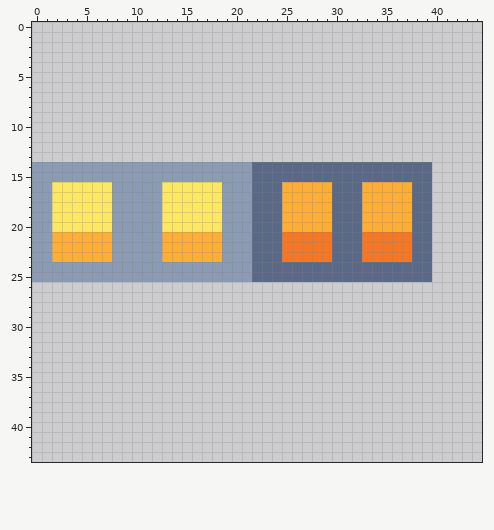
File history of a pixel-art file, assets/sprites/buildings.ase. That is the earlier state.
512x512 pixels, 1 frame. Shown: x 0..44, y 0..43. The old version is drawn lined up with the new one.
After the commit:
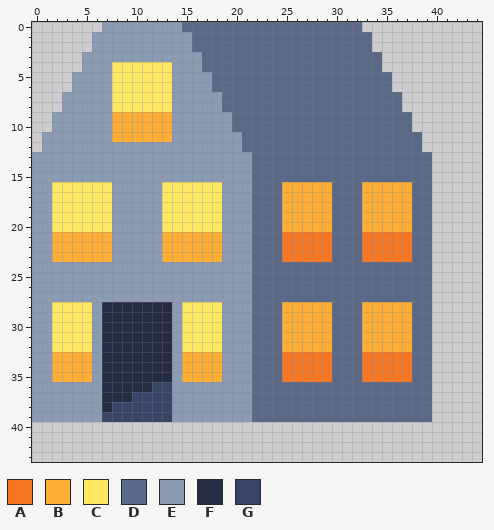
Palette (. is transparent): A #f77622  B #feae34  C #fee761  D #5a6988  E #8b9bb4  F #262b44  G #3a4466
The author wrote: Buildings look nicer.
From old to new:
whole drawing moved by +0,+14 (the old picture is shown already moved)
y 0: x 7..32 .......................... -> EEEEEEEEDDDDDDDDDDDDDDDDDD
y 1..2: x 6..33 ............................ -> EEEEEEEEEEDDDDDDDDDDDDDDDDDD
y 3: x 5..34 .............................. -> EEEEEEEEEEEEDDDDDDDDDDDDDDDDDD
y 4: x 5..34 .............................. -> EEECCCCCCEEEDDDDDDDDDDDDDDDDDD
y 5..6: x 4..35 ................................ -> EEEECCCCCCEEEEDDDDDDDDDDDDDDDDDD
y 7..8: x 3..36 .................................. -> EEEEECCCCCCEEEEEDDDDDDDDDDDDDDDDDD
y 9..10: x 2..37 .................................... -> EEEEEEBBBBBBEEEEEEDDDDDDDDDDDDDDDDDD
y 11: x 1..38 ...................................... -> EEEEEEEBBBBBBEEEEEEEDDDDDDDDDDDDDDDDDD
y 12: x 1..38 ...................................... -> EEEEEEEEEEEEEEEEEEEEDDDDDDDDDDDDDDDDDD
y 13: x 0..39 ........................................ -> EEEEEEEEEEEEEEEEEEEEEEDDDDDDDDDDDDDDDDDD
y 26..27: x 0..39 ........................................ -> EEEEEEEEEEEEEEEEEEEEEEDDDDDDDDDDDDDDDDDD
y 28..32: x 0..39 ........................................ -> EECCCCEFFFFFFFECCCCEEEDDDBBBBBDDDBBBBBDD
y 33..35: x 0..39 ........................................ -> EEBBBBEFFFFFFFEBBBBEEEDDDAAAAADDDAAAAADD
y 36: x 0..39 ........................................ -> EEEEEEEFFFFFGGEEEEEEEEDDDDDDDDDDDDDDDDDD
y 37: x 0..39 ........................................ -> EEEEEEEFFFGGGGEEEEEEEEDDDDDDDDDDDDDDDDDD
y 38: x 0..39 ........................................ -> EEEEEEEFGGGGGGEEEEEEEEDDDDDDDDDDDDDDDDDD
y 39: x 0..39 ........................................ -> EEEEEEEGGGGGGGEEEEEEEEDDDDDDDDDDDDDDDDDD
Pixel boxes of the changes (left, top, right, bottom) in both pictures:
added: (32, 22, 432, 162)
added: (32, 282, 432, 422)
